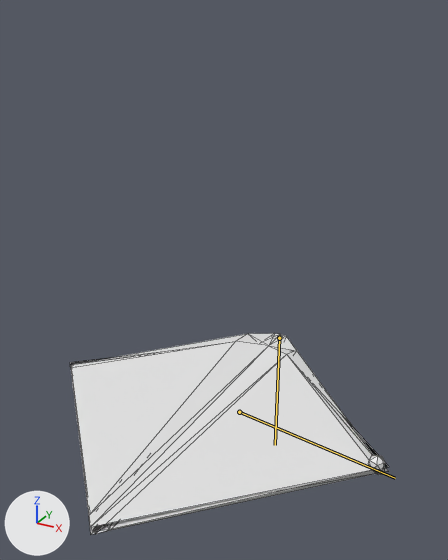
The glTF model Import/Paper/Crane/Crane_6_Correct.glb, before and after one commit.
The view is the same before and after, from a 50 mm camera at (0.567, -1.337, 0.801) aimed at (0.044, -0.385, 0.325). Lighting does not change. The marker at lower left points along +X, +Y and +Z. The bones that bend it are drawn over the model as lines. Mesh edges are drawn as thin lines.

Names of what the first picture shows: 'Crane_Corner_6_Correct', 'Crane_Paper_6_Correct'.
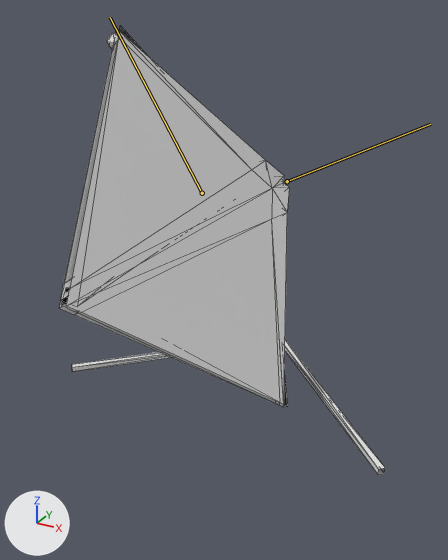
The newer file adds an action. The first version stands in its rest pose; the second is drawn at frame 10 of the action 'Crane_Paper_6_Correct_Flip'.

What differs and where, as boxes (x1, y1, x2, y2) in the pictures (448 x 560 px):
'Crane_Paper_6_Correct', posed (28% narrower, 89% taller)
    before: (70, 333, 389, 534)
    after: (59, 26, 289, 407)
'Crane_Corner_6_Correct', posed
    before: (369, 455, 385, 471)
    after: (107, 33, 119, 49)
'Crane_Crease_6_Correct', unchanged, uncovered by the edit
    before: (350, 423, 385, 475)
    after: (72, 340, 385, 475)
bone 'Root', root to tip
    before: (279, 338) to (275, 445)
    after: (287, 181) to (430, 124)

What the commit changed:
Bone 'Root' (bone_root) moves from (0.0, 0.0, 0.0) to (-0.002, -0.4226, -0.002).
Bone 'Root' (bone_root) turns from (0, 0, 0) to (-67, 47, 67) degrees about its own x, y and z.
